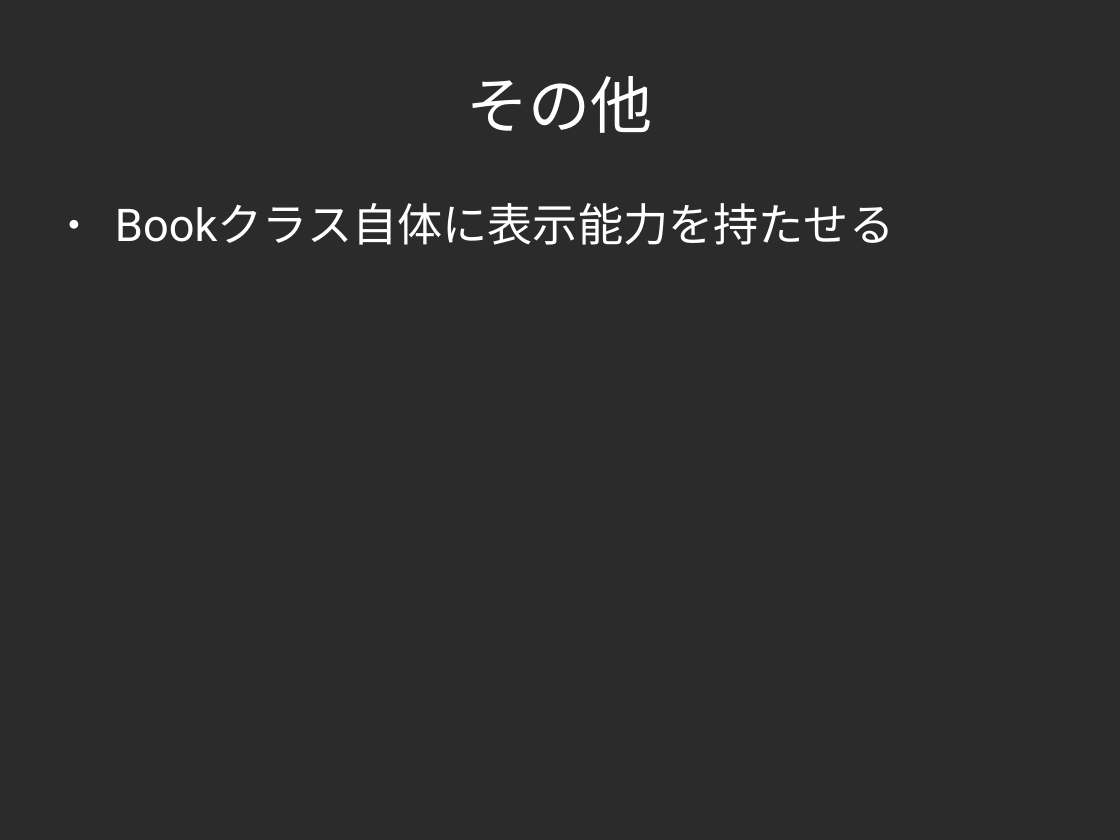
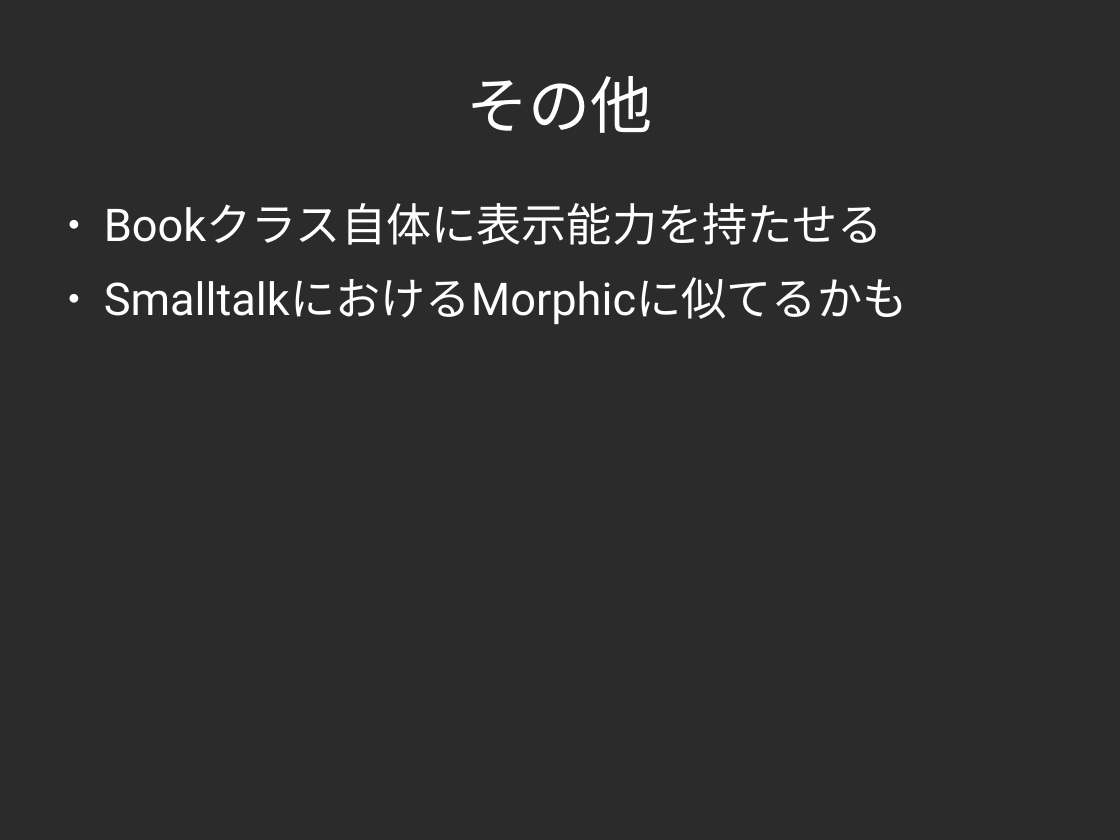
Before and after one commit to yojik/yojik-lib, a slide deck: slide 25 of 2009devsumi/oo_exercise/doc/devsum.odp (slide 22 before the commit). Drawn at 1120x840 pixels with LibreOffice and Linux fonts; fonts in the diff are those of the drawing; background and template pictures are left out; a plain dark background stands for a picture behind light text. Boxes give left, top, right and bottom in pixels: in the first picture for what was removed or moved away, otherwise in the second. Text is boxed around its words. In the diff, an @@ line names an element or a change of style, - is before the commit and + after.

```diff
--- a/2009devsumi/oo_exercise/doc/devsum.odp
+++ b/2009devsumi/oo_exercise/doc/devsum.odp
@@ text at box(104, 277, 908, 324): paragraph added @@
+● SmalltalkにおけるMorphicに似てるかも
```
Also in this commit, not shown: 8 other slides changed, 8 slides added, 4 slides removed.
